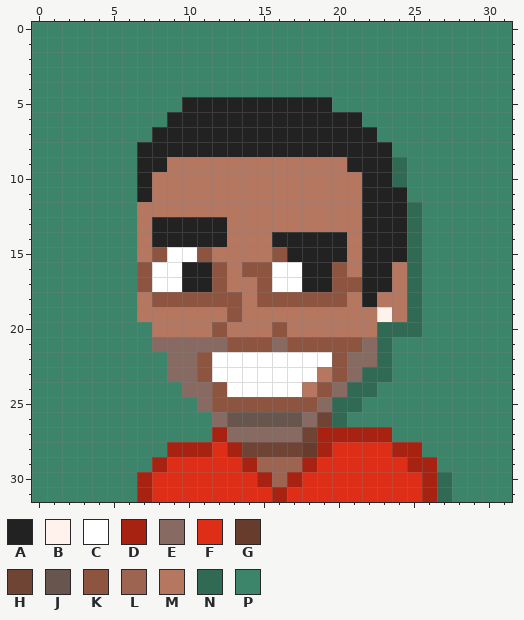
A pixel-art sprite gets an edit: dist/images/icons/Hami.png. The picture above is the old version.
The file is 128x128 pixels, drawn in blocks of 4x4; one block is one cell here. Colours within 5 levels of each other are drawn and written as one.
Palette (. is transparent): A #222222  B #fff2ec  C #ffffff  D #a72210  E #876a61  F #df2e17  G #683c2d  H #704434  J #68554e  K #8d5440  L #9d6451  M #b67761  N #306954  P #3d856a
And afterwards:
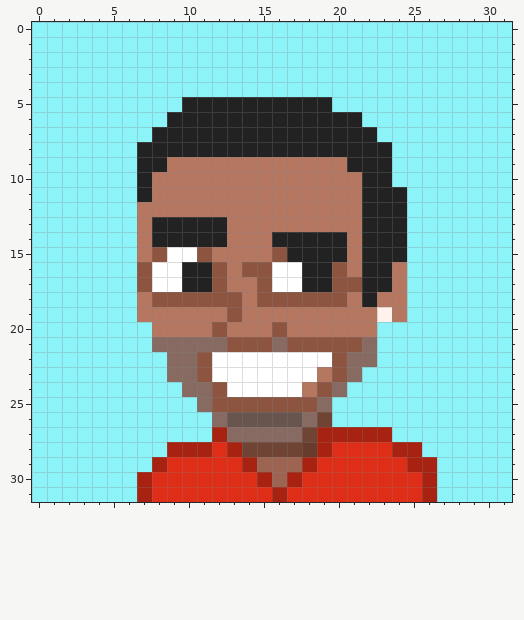
The edit:
colour P: #3d856a -> #8cf3f9
y 9..10: x 24 N -> P
y 12..19: x 25 N -> P
y 20: x 23..25 NNN -> PPP
y 21..22: x 23 N -> P
y 23: x 22..23 NN -> PP
y 24: x 21..22 NN -> PP
y 25: x 20..21 NN -> PP
y 26: x 20 N -> P
y 30..31: x 27 N -> P
Boxes around the changes in both pictures, in picture pixels (x1, y1, x2, y2):
changed: (32, 22, 512, 502)
